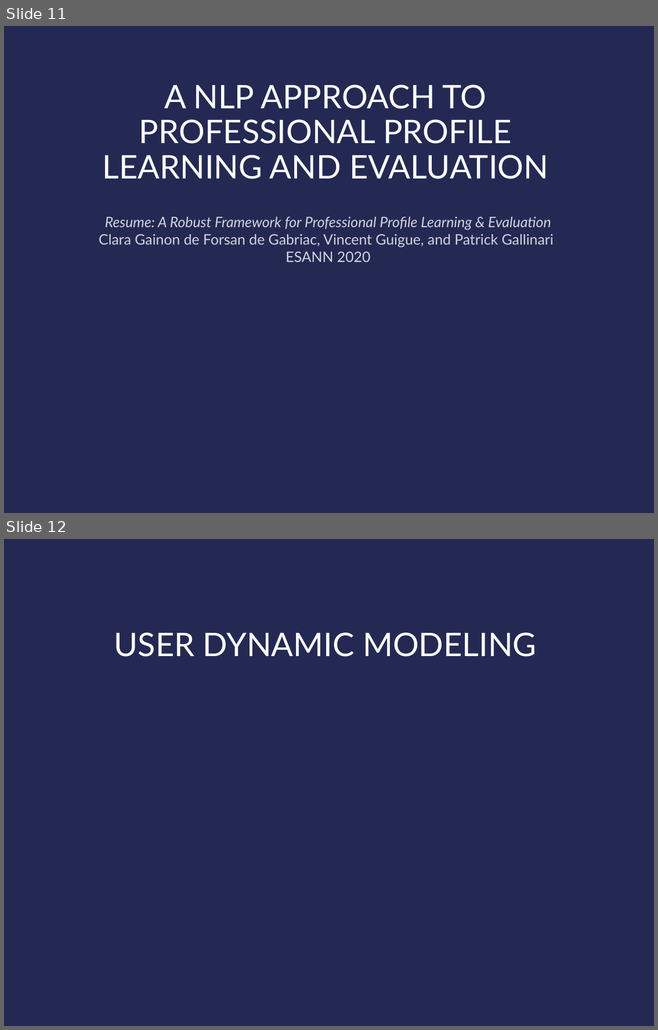
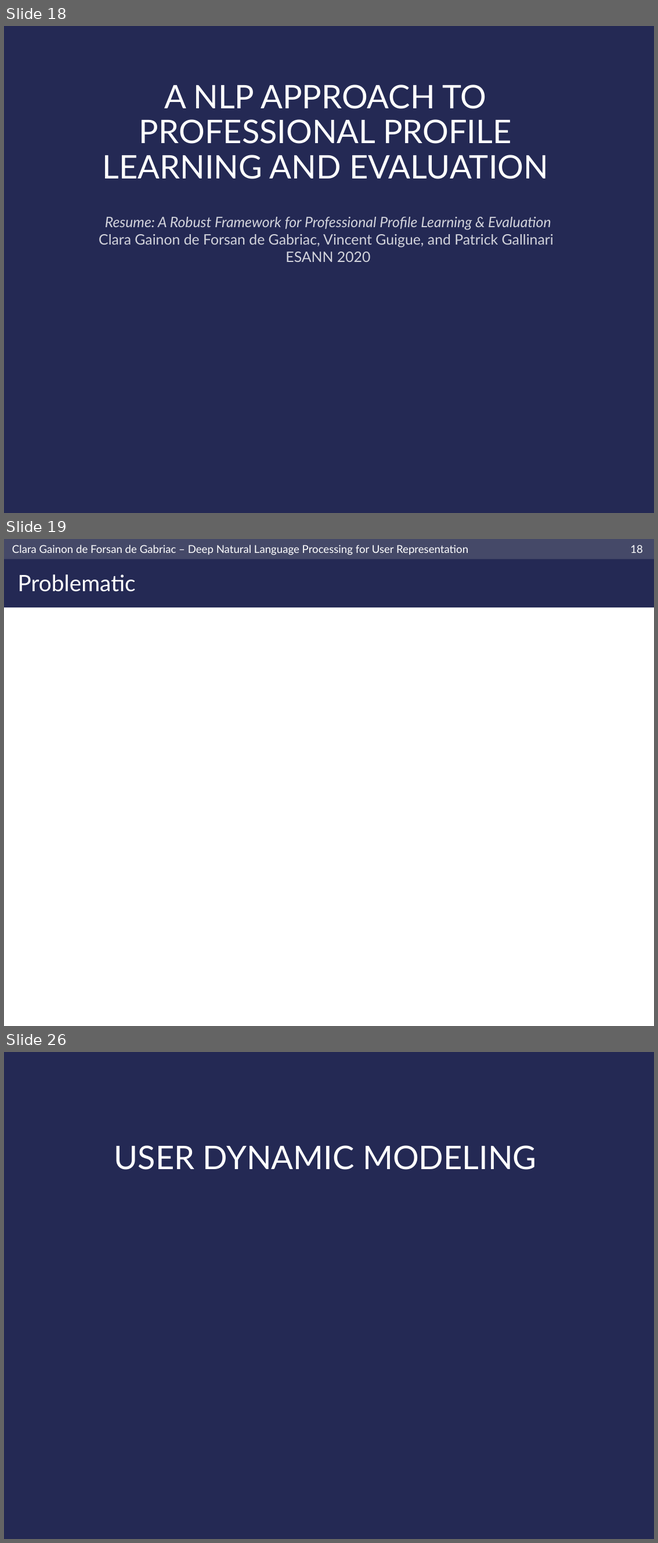
Before and after one commit to clara-gdef/defense, a slide deck: defense.pptx. Shown one above the other, each under a label of ours: slides 11 and 12 before the commit, slides 18, 19 and 26 after it; the slides between them are not shown. The pictures are 658x1030 and 658x1543 pixels, drawn with LibreOffice and Linux fonts; fonts in the diff are those of the drawing; background and template pictures are left out. Boxes give left, top, right and bottom in pixels: in the first picture for what was removed or moved away, otherwise in the second. Text is boxed around its words. In the diff, an @@ line names an element or a change of style, - is before the commit and + after.

```diff
--- a/defense.pptx
+++ b/defense.pptx
@@ slide 19 added at box(4, 539, 654, 1026), background #FFFFFF @@
@@ rectangle added at box(4, 539, 654, 607), fill #242954 @@
@@ rectangle added at box(4, 539, 654, 559), fill #454968 @@
@@ text added at box(12, 545, 468, 555), 12 pt, text #FFFFFF @@
+Clara Gainon de Forsan de Gabriac – Deep Natural Language Processing for User Representation
@@ page number added at box(630, 545, 643, 553), 12 pt, text #FFFFFF @@
+18
@@ title added at box(18, 574, 136, 592), 25 pt, text #FFFFFF @@
+Problematic
@@ what was slide 11 is now slide 18 @@
@@ what was slide 12 is now slide 26 @@
```
Also in this commit, not shown: 1 slide changed, 17 other slides added.
